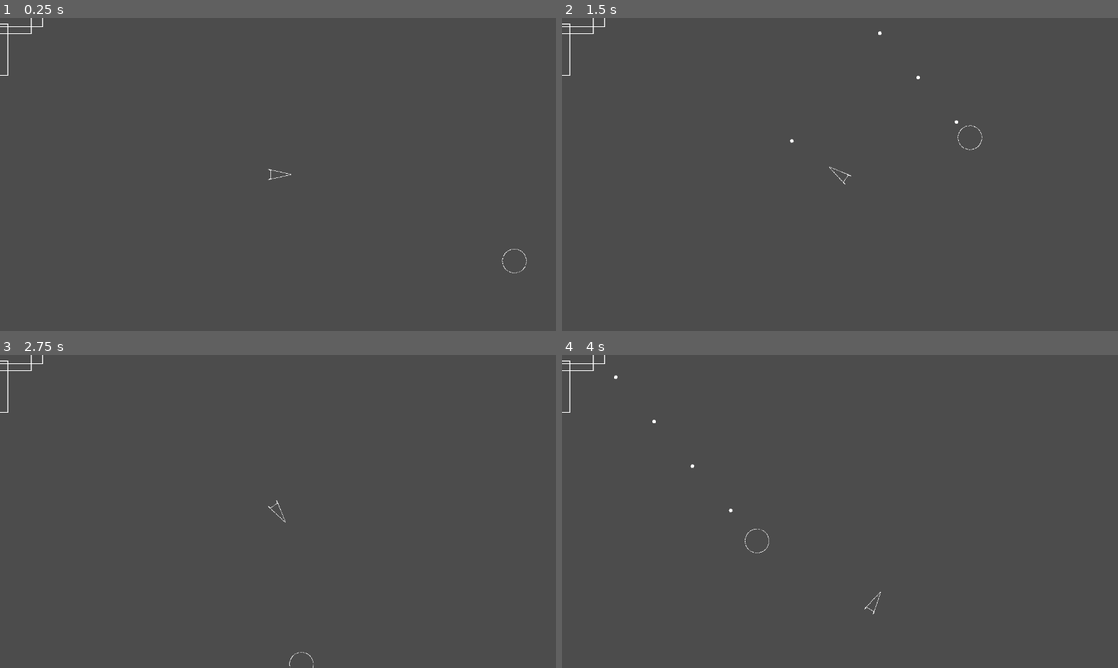
Above: before the commit, frames 1-4 (two rows, left to right).
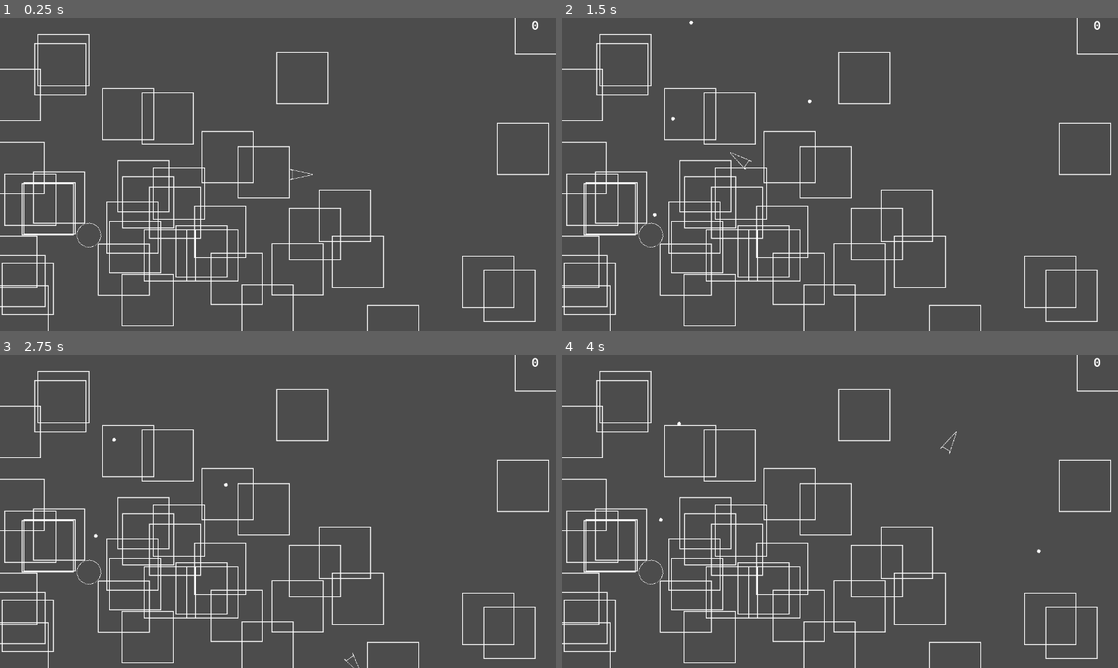
Above: after the commit, the same moments.

Repository: UkumariStudio/learning-godot
Game: Godot game, scene res://asteroid_field/AsteroidField.tscn
Two runs of this game, one before a commit and one after it. Both use one fixed random seed, a clock stepped at 60 frames per second and the inputs below.
Inputs:
- Up to frame 1 (0.25 s): no input
- Up to frame 2 (1.5 s): hold Right (ui_right) 0.53-1.28 s; tap Space (shoot) at 0.6, 1.35 s; hold Down (ui_down) from 1.28 s (still down)
- Up to frame 3 (2.75 s): release Down (ui_down) at 2.03 s; hold Right (ui_right) from 2.03 s (still down); tap Space (shoot) at 2.1 s
- Up to frame 4 (4 s): release Right (ui_right) at 2.78 s; hold Up (ui_up) 2.78-3.53 s; tap Space (shoot) at 2.85, 3.6 s; hold Left (ui_left) from 3.53 s (still down)

The runs differ from the first frame. In frame 1, 5.1% of the frame differs, in the area x 0-100%, y 0-100%; in frame 2, 5.1%; in frame 3, 5.1%; in frame 4, 5.1%.

Commit message:
feat: finishing the game.

Diff:
--- a/asteroids/asteroid/Asteroid.gd
+++ b/asteroids/asteroid/Asteroid.gd
@@ -1,11 +1,15 @@
 extends RigidBody2D
+
+var medium_asteroid_scene = load("res://asteroid/MediumAsteroid.tscn")
 
 var thrust = Vector2.ZERO
 var max_speed = 0
 var is_exploded = false
-var medium_asteroid_scene = load("res://asteroid/MediumAsteroid.tscn")
+var score_value = 20
 
 var random = RandomNumberGenerator.new()
+
+signal score_changed
 
 func _ready():
 	random.randomize()
@@ -13,6 +17,9 @@
 	var thrust_y = random.randi_range(-250, 250)
 	thrust = Vector2(thrust_x, thrust_y)
 	max_speed = random.randi_range(150, 650)
+
+	var label = get_tree().get_root().get_node("AsteroidField/GUI/MarginContainer/HBoxContainer/VBoxContainer/Score")
+	self.connect("score_changed", label, "update_score")
 
 func _integrate_forces(state):
 	gravity_scale = 0
@@ -30,6 +37,8 @@
 
 	is_exploded = true
 
+	emit_signal("score_changed", score_value)
+
 	_spawn_medium_asteroid()
 
 	get_parent().call_deferred("remove_child", self)
--- a/asteroids/asteroid/MediumAsteroid.gd
+++ b/asteroids/asteroid/MediumAsteroid.gd
@@ -1,12 +1,17 @@
 extends "res://asteroid/Asteroid.gd"
 
 var small_asteroid_scene = load("res://asteroid/SmallAsteroid.tscn")
+
+func _ready():
+	score_value = 50
 
 func explode():
 	if is_exploded:
 		return
 
 	is_exploded = true
+
+	emit_signal("score_changed", score_value)
 
 	_spawn_small_asteroid()
 
--- a/asteroids/asteroid/SmallAsteroid.gd
+++ b/asteroids/asteroid/SmallAsteroid.gd
@@ -1,4 +1,7 @@
 extends "res://asteroid/Asteroid.gd"
+
+func _ready():
+	score_value = 100
 
 func explode():
 	if is_exploded:
@@ -6,5 +9,7 @@
 
 	is_exploded = true
 
+	emit_signal("score_changed", score_value)
+
 	get_parent().call_deferred("remove_child", self)
 	queue_free()
--- a/asteroids/asteroid_field/AsteroidField.gd
+++ b/asteroids/asteroid_field/AsteroidField.gd
@@ -2,27 +2,54 @@
 
 var asteroid = preload("res://asteroid/Asteroid.tscn")
 var ufo = preload("res://ufo/UFO.tscn")
+var player = preload("res://player/Player.tscn")
+
 var rand_x = 0
 var rand_y = 0
 var level_initial_asteroids = 4
 var range_seed = 100
 
 var random = RandomNumberGenerator.new()
+var ufo_timer = Timer.new()
 
 func _ready():
 	random.randomize()
+
+	spawn_player()
+	spawn_asteroids()
+
+	ufo_timer.connect("timeout", self, "spawn_ufo")
+	ufo_timer.wait_time = 30
+	add_child(ufo_timer)
+	ufo_timer.start()
+
+	print("asteroids: ", level_initial_asteroids)
+
+func spawn_player():
+	var p = player.instance()
+	p.global_position = Vector2(640, 360)
+	add_child(p)
+
+func spawn_asteroids():
 	for i in range(level_initial_asteroids):
 		var a = asteroid.instance()
-
-		rand_x = random.randi_range(-range_seed, range_seed)
-		rand_y = random.randi_range(-range_seed, range_seed)
+		rand_x = random.randi_range(0, 1280)
+		rand_y = random.randi_range(0, 720)
 		a.global_position = Vector2(rand_x, rand_y)
-
 		add_child(a)
 
+func spawn_ufo():
+	print("spawn_ufo")
 	var u = ufo.instance()
 
 	rand_x = random.randi_range(-range_seed, range_seed)
 	rand_y = random.randi_range(-range_seed, range_seed)
 	u.global_position = Vector2(rand_x, rand_y)
 	add_child(u)
+
+func _process(delta):
+	var asteroids = get_tree().get_nodes_in_group("asteroids")
+	if asteroids.size() == 0 and level_initial_asteroids < 12:
+		level_initial_asteroids += 2
+		spawn_asteroids()
+		print("asteroids: ", level_initial_asteroids)
--- a/asteroids/asteroid_field/AsteroidField.tscn
+++ b/asteroids/asteroid_field/AsteroidField.tscn
@@ -1,10 +1,49 @@
-[gd_scene load_steps=3 format=2]
+[gd_scene load_steps=6 format=2]
 
-[ext_resource path="res://player/Player.tscn" type="PackedScene" id=1]
+[ext_resource path="res://assets/fonts/UbuntuMono-Bold.ttf" type="DynamicFontData" id=1]
 [ext_resource path="res://asteroid_field/AsteroidField.gd" type="Script" id=2]
+[ext_resource path="res://asteroid_field/Score.gd" type="Script" id=3]
+[ext_resource path="res://ufo/UFO.tscn" type="PackedScene" id=4]
+
+[sub_resource type="DynamicFont" id=1]
+size = 32
+font_data = ExtResource( 1 )
 
 [node name="AsteroidField" type="Node2D"]
 script = ExtResource( 2 )
 
-[node name="Player" parent="." instance=ExtResource( 1 )]
-position = Vector2( 640, 360 )
+[node name="UFO" parent="." instance=ExtResource( 4 )]
+position = Vector2( 201, 508 )
+
+[node name="GUI" type="Control" parent="."]
+margin_right = 40.0
+margin_bottom = 40.0
+
+[node name="MarginContainer" type="MarginContainer" parent="GUI"]
+margin_left = -20.0
+margin_top = -10.0
+margin_right = 1260.0
+margin_bottom = 50.0
+custom_constants/margin_right = 20
+custom_constants/margin_top = 10
+custom_constants/margin_left = 20
+custom_constants/margin_bottom = 10
+
+[node name="HBoxContainer" type="HBoxContainer" parent="GUI/MarginContainer"]
+margin_left = 20.0
+margin_top = 10.0
+margin_right = 1260.0
+margin_bottom = 50.0
+
+[node name="VBoxContainer" type="VBoxContainer" parent="GUI/MarginContainer/HBoxContainer"]
+margin_right = 1240.0
+margin_bottom = 40.0
+size_flags_horizontal = 3
+
+[node name="Score" type="Label" parent="GUI/MarginContainer/HBoxContainer/VBoxContainer"]
+margin_right = 1240.0
+margin_bottom = 33.0
+custom_fonts/font = SubResource( 1 )
+text = "0"
+align = 2
+script = ExtResource( 3 )
--- /dev/null
+++ b/asteroids/asteroid_field/Score.gd
@@ -0,0 +1,6 @@
+extends Label
+
+func update_score(points_scored: int):
+	var score = int(text)
+	score += points_scored
+	text = str(score)
--- a/asteroids/bullet/Bullet.gd
+++ b/asteroids/bullet/Bullet.gd
@@ -19,3 +19,8 @@
 		body.call_deferred("explode")
 		get_parent().call_deferred("remove_child", self)
 		queue_free()
+
+	if (body.is_in_group("ships")):
+		body.call_deferred("destroy")
+		get_parent().call_deferred("remove_child", self)
+		queue_free()
--- a/asteroids/bullet/Bullet.tscn
+++ b/asteroids/bullet/Bullet.tscn
@@ -8,6 +8,9 @@
 
 [node name="Bullet" type="Area2D"]
 script = ExtResource( 1 )
+__meta__ = {
+"_edit_group_": true
+}
 
 [node name="Sprite" type="Sprite" parent="."]
 texture = ExtResource( 2 )
--- a/asteroids/player/Player.gd
+++ b/asteroids/player/Player.gd
@@ -7,6 +7,12 @@
 
 var velocity = Vector2()
 var rotation_dir = 0
+var is_destroyed = false
+
+var random = RandomNumberGenerator.new()
+
+func _ready():
+	random.randomize()
 
 func get_input():
 	rotation_dir = 0
@@ -17,6 +23,8 @@
 		rotation_dir -= 1
 	if Input.is_action_pressed("ui_up"):
 		velocity = Vector2(speed, 0).rotated(rotation)
+	if Input.is_action_pressed("ui_down"):
+		jump()
 	if Input.is_action_just_pressed("ui_select"):
 		shoot()
 
@@ -25,7 +33,25 @@
 	b.start($Muzzle.global_position, rotation)
 	get_parent().add_child(b)
 
+func destroy():
+	if is_destroyed:
+		return
+
+	is_destroyed = true
+
+	get_parent().call_deferred("remove_child", self)
+	queue_free()
+
+func jump():
+	var pos_x = random.randi_range(0, 1280)
+	var pos_y = random.randi_range(0, 720)
+	position = Vector2(pos_x, pos_y)
+
 func _physics_process(delta):
 	get_input()
 	rotation += rotation_dir * rotation_speed * delta
 	move_and_collide(velocity * delta)
+
+func _on_Hitbox_body_entered(body):
+	if (!self.is_queued_for_deletion() && body.is_in_group("asteroids")):
+		destroy()
--- a/asteroids/player/Player.tscn
+++ b/asteroids/player/Player.tscn
@@ -4,7 +4,7 @@
 [ext_resource path="res://common/Wraparound.tscn" type="PackedScene" id=2]
 [ext_resource path="res://player/Player.gd" type="Script" id=3]
 
-[node name="Player" type="KinematicBody2D"]
+[node name="Player" type="KinematicBody2D" groups=["ships"]]
 script = ExtResource( 3 )
 __meta__ = {
 "_edit_group_": true
@@ -24,3 +24,10 @@
 }
 
 [node name="Wraparound" parent="." instance=ExtResource( 2 )]
+
+[node name="Hitbox" type="Area2D" parent="."]
+
+[node name="CollisionPolygon2D" type="CollisionPolygon2D" parent="Hitbox"]
+polygon = PoolVector2Array( 30, -1, -23, -12, -23, 12, 30, 1 )
+
+[connection signal="body_entered" from="Hitbox" to="." method="_on_Hitbox_body_entered"]
--- a/asteroids/ufo/UFO.gd
+++ b/asteroids/ufo/UFO.gd
@@ -1,7 +1,4 @@
 extends KinematicBody2D
-
-export (int) var speed = 300
-export (float) var rotation_speed = 5.0
 
 const Bullet = preload("res://bullet/Bullet.tscn")
 
@@ -10,9 +7,15 @@
 var timer_shoot = Timer.new()
 var life_span = Timer.new()
 
+export (int) var speed = 300
+export (float) var rotation_speed = 5.0
 var velocity = Vector2()
 var rotation_dir = 0
 var range_seed = 100
+var is_destroyed = false
+var score_value = 200
+
+signal score_changed
 
 func _ready():
 	random.randomize()
@@ -34,6 +37,9 @@
 	add_child(life_span)
 	life_span.start()
 
+	var label = get_tree().get_root().get_node("AsteroidField/GUI/MarginContainer/HBoxContainer/VBoxContainer/Score")
+	self.connect("score_changed", label, "update_score")
+
 func change_dir():
 	rotation_dir = random.randi_range(-range_seed, range_seed)
 
@@ -45,6 +51,17 @@
 func remove_ufo():
 	queue_free()
 
+func destroy():
+	if is_destroyed:
+		return
+
+	is_destroyed = true
+
+	emit_signal("score_changed", score_value)
+
+	get_parent().call_deferred("remove_child", self)
+	remove_ufo()
+
 func _physics_process(delta):
 	rotation += rotation_dir * rotation_speed * delta
 	velocity = Vector2(speed, 0).rotated(rotation)
--- a/asteroids/ufo/UFO.tscn
+++ b/asteroids/ufo/UFO.tscn
@@ -7,7 +7,7 @@
 [sub_resource type="CircleShape2D" id=1]
 radius = 28.0
 
-[node name="UFO" type="KinematicBody2D"]
+[node name="UFO" type="KinematicBody2D" groups=["ships"]]
 script = ExtResource( 3 )
 __meta__ = {
 "_edit_group_": true
Not shown, added: asteroids/assets/fonts/UFL.txt
Binary file added: asteroids/assets/fonts/UbuntuMono-Bold.ttf
Binary file added: asteroids/assets/fonts/UbuntuMono-BoldItalic.ttf
Binary file added: asteroids/assets/fonts/UbuntuMono-Italic.ttf
Binary file added: asteroids/assets/fonts/UbuntuMono-Regular.ttf
Not shown, changed: README.md
